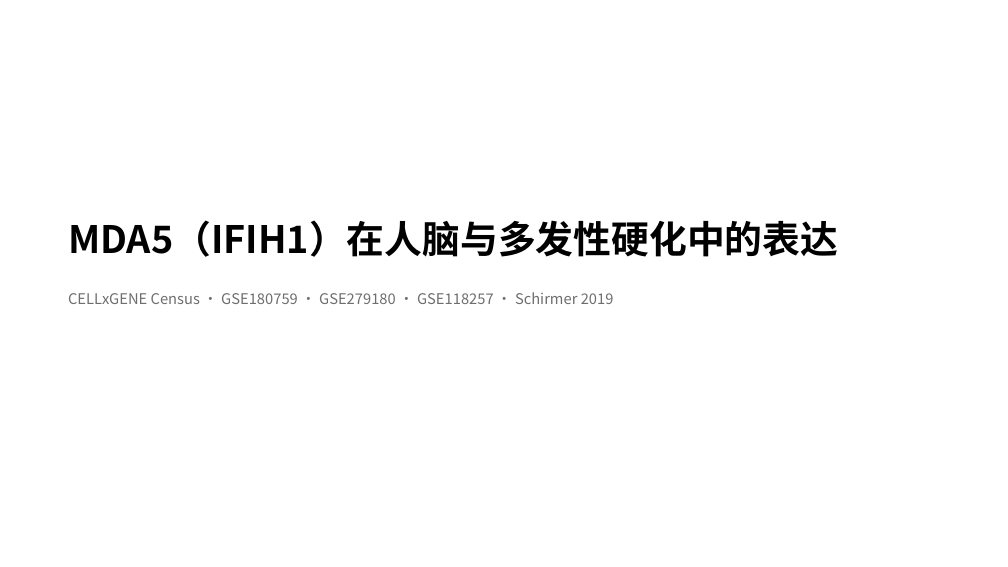
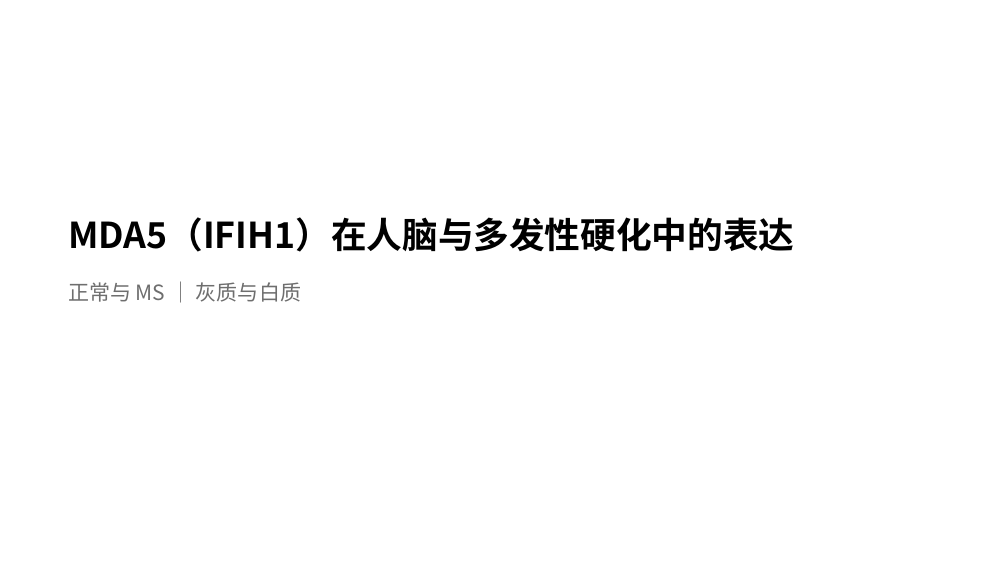
Before and after one commit to 7c96bzczcj-prog/aaa, a slide deck: slide 1 of results/mda5/MDA5_IFIH1_人脑与MS.pptx. Drawn at 1008x567 pixels with LibreOffice and Linux fonts; fonts in the diff are those of the drawing. Boxes give left, top, right and bottom in pixels: in the first picture for what was removed or moved away, otherwise in the second. Text is boxed around its words. In the diff, an @@ line names an element or a change of style, - is before the commit and + after.

```diff
--- a/results/mda5/MDA5_IFIH1_人脑与MS.pptx
+++ b/results/mda5/MDA5_IFIH1_人脑与MS.pptx
@@ text "MDA5（IFIH1）在人脑与多发性硬化中的表达" at [68,217,795,252]: size 36 to 34 pt @@
@@ text at [68,282,301,302]: text changed; size 14 to 20 pt @@
-CELLxGENE Census · GSE180759 · GSE279180 · GSE118257 · Schirmer 2019
+正常与 MS ｜ 灰质与白质
```
Also in this commit, not shown: 9 other slides changed, 9 other files.
